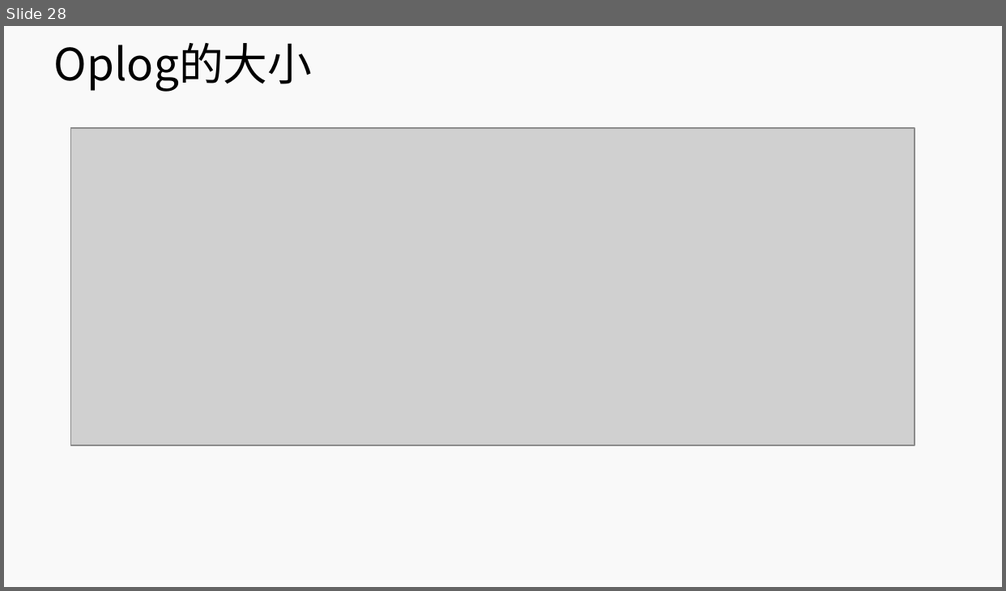
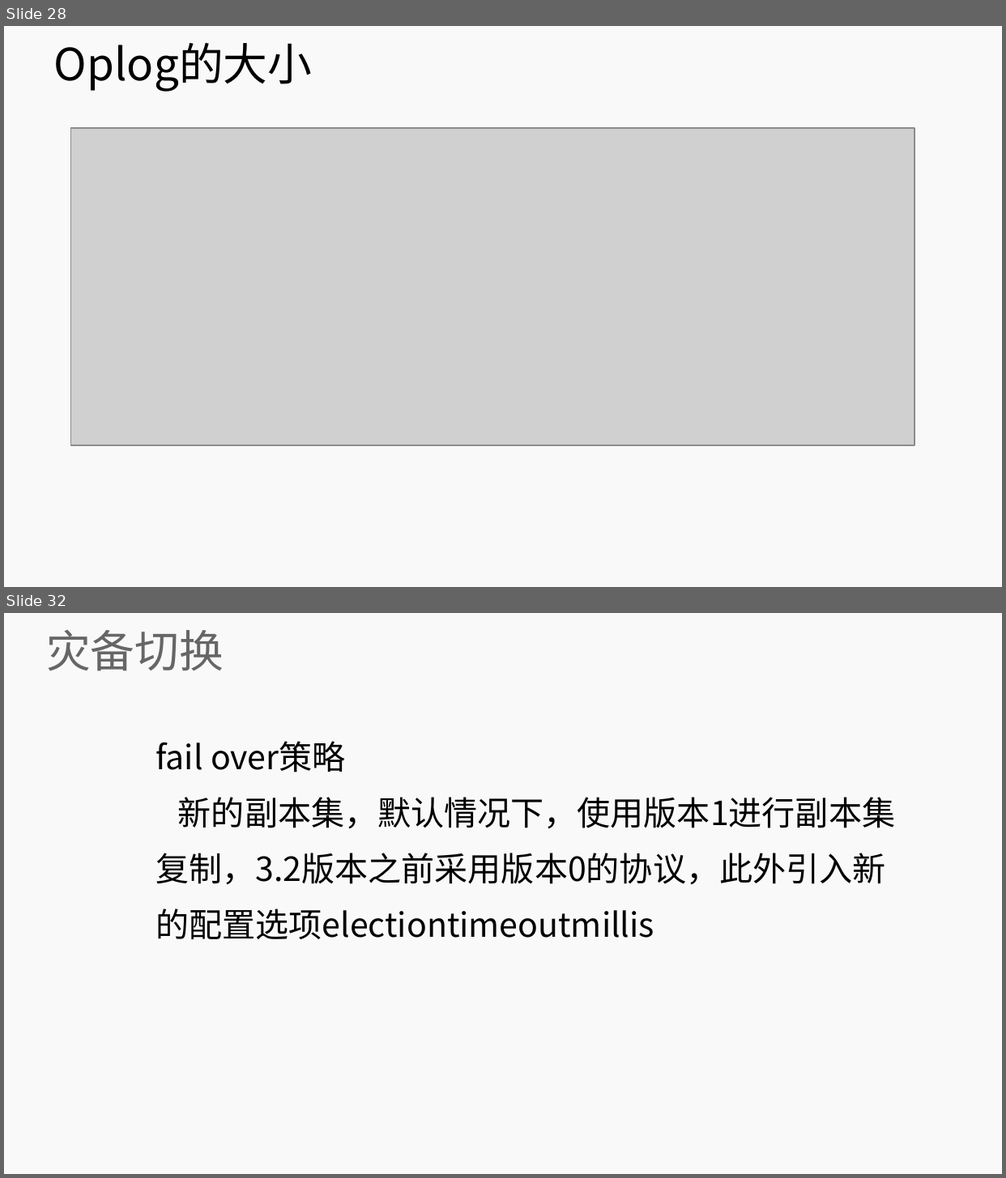
Before and after one commit to lihuanzhen2016/no-sql, a slide deck: PPT/12 MongoDB 复制集.pptx. Shown one above the other, each under a label of ours: slide 28 before the commit, slides 28 and 32 after it; the slides between them are not shown. The pictures are 1006x591 and 1006x1178 pixels, drawn with LibreOffice and Linux fonts; fonts in the diff are those of the drawing; grey boxes stand for pictures; background and template pictures are left out. Boxes give left, top, right and bottom in pixels: in the first picture for what was removed or moved away, otherwise in the second. Text is boxed around its words. In the diff, an @@ line names an element or a change of style, - is before the commit and + after.

```diff
--- a/PPT/12 MongoDB 复制集.pptx
+++ b/PPT/12 MongoDB 复制集.pptx
@@ slide 32 added at [4,613,1002,1174], background #F9F9F9 @@
@@ title added at [46,630,224,671], 32 pt, text #666666 @@
+灾备切换
@@ subtitle added at [155,741,895,939], 24 pt, text #000000 @@
+fail over策略
+新的副本集，默认情况下，使用版本1进行副本集复制，3.2版本之前采用版本0的协议，此外引入新的配置选项electiontimeoutmillis
```
Also in this commit, not shown: 3 slides changed, 6 other slides added, 1 other file.
